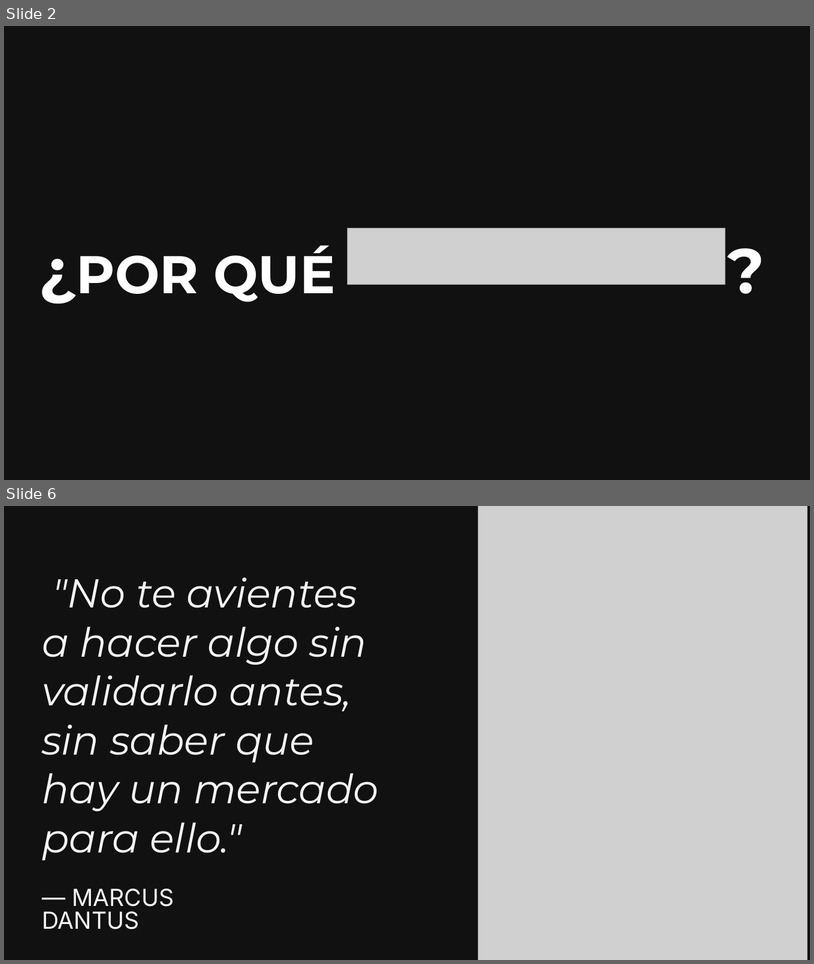
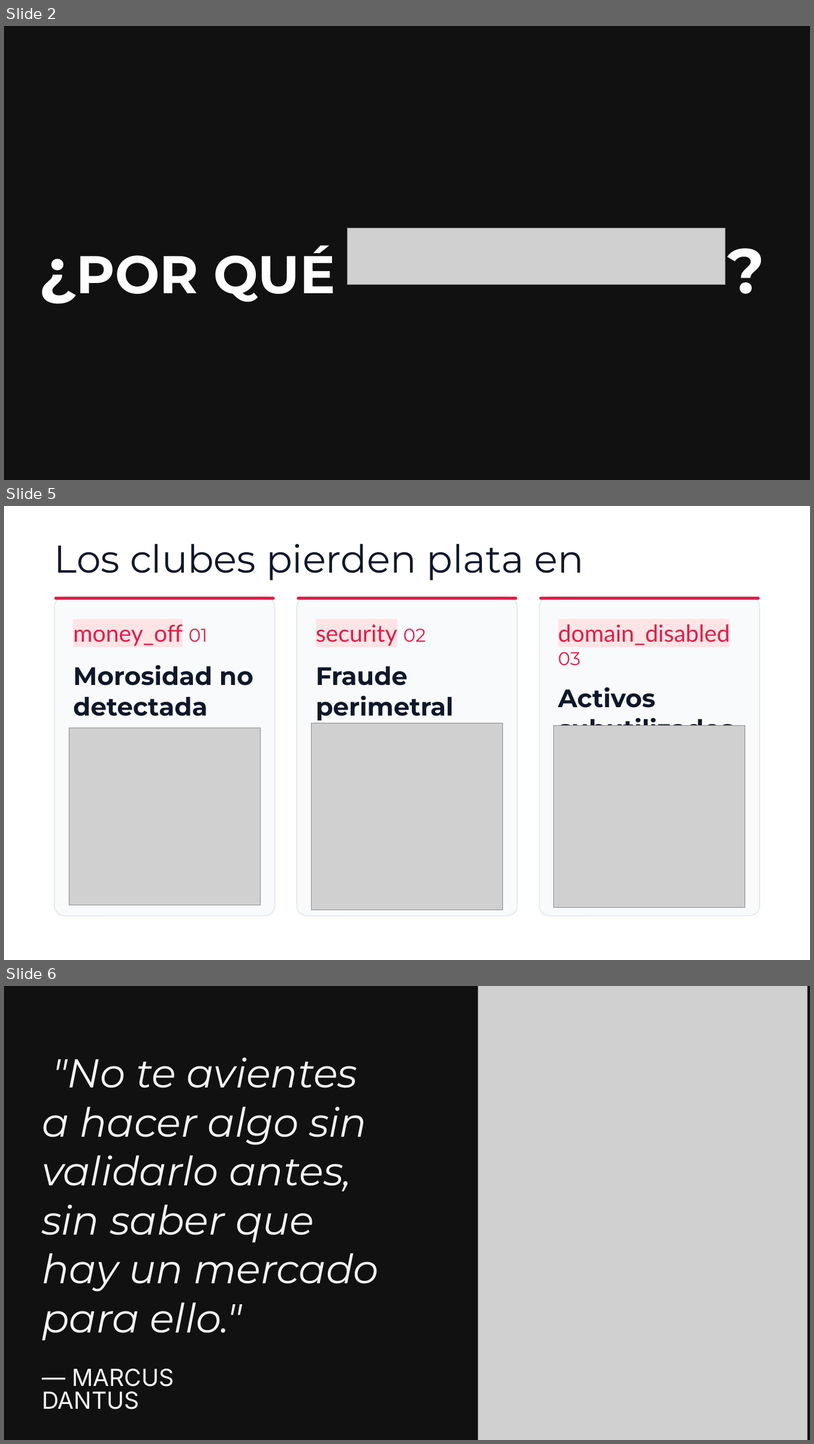
Before and after one commit to TrabajoProfesional-AGGZ/documentacion, a slide deck: entrega_final/defensa/Presentacion_SocioUnido.pptx. Shown one above the other, each under a label of ours: slides 2 and 6 before the commit, slides 2, 5 and 6 after it; the slides between them are not shown. The pictures are 814x964 and 814x1444 pixels, drawn with LibreOffice and Linux fonts; fonts in the diff are those of the drawing; grey boxes stand for pictures; background and template pictures are left out. Boxes give left, top, right and bottom in pixels: in the first picture for what was removed or moved away, otherwise in the second. Text is boxed around its words. In the diff, an @@ line names an element or a change of style, - is before the commit and + after.

```diff
--- a/entrega_final/defensa/Presentacion_SocioUnido.pptx
+++ b/entrega_final/defensa/Presentacion_SocioUnido.pptx
@@ slide 5 added at [4,506,810,960], background picture (left out) @@
@@ text added at [54,544,584,580], 46 pt, text #0F172A @@
+Los clubes pierden plata en
@@ rounded rectangle added at [54,597,275,916], fill #F8FAFC, outline #E2E8F0 1.13 pt @@
@@ rounded rectangle added at [54,597,275,600], fill #E11D48 @@
@@ rounded rectangle added at [297,597,518,916], fill #F8FAFC, outline #E2E8F0 1.13 pt @@
@@ rounded rectangle added at [297,597,518,600], fill #E11D48 @@
@@ rounded rectangle added at [539,597,760,916], fill #F8FAFC, outline #E2E8F0 1.13 pt @@
@@ rounded rectangle added at [539,597,760,600], fill #E11D48 @@
@@ text added at [73,624,254,716], 30 pt, text #0F172A, bold @@
+money_off 01
+Morosidad no detectada
@@ text added at [316,624,454,720], 30 pt, text #0F172A, bold @@
+security 02
+Fraude perimetral
@@ text added at [558,624,734,726], 30 pt, text #0F172A, bold @@
+domain_disabled 03
+Activos subutilizados
@@ picture added at [69,728,260,905] @@
@@ picture added at [311,723,503,910] @@
@@ picture added at [554,726,746,907] @@
```
Also in this commit, not shown: 8 slides changed, 3 other slides added, 3 slides removed, 2 other files.
